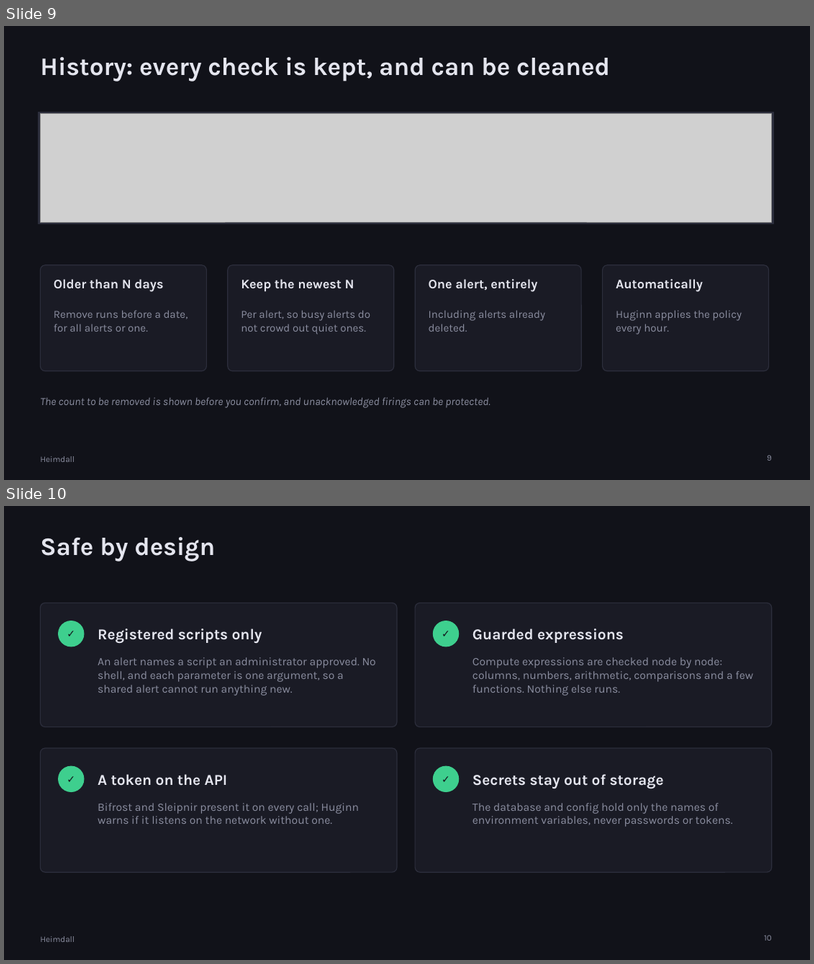
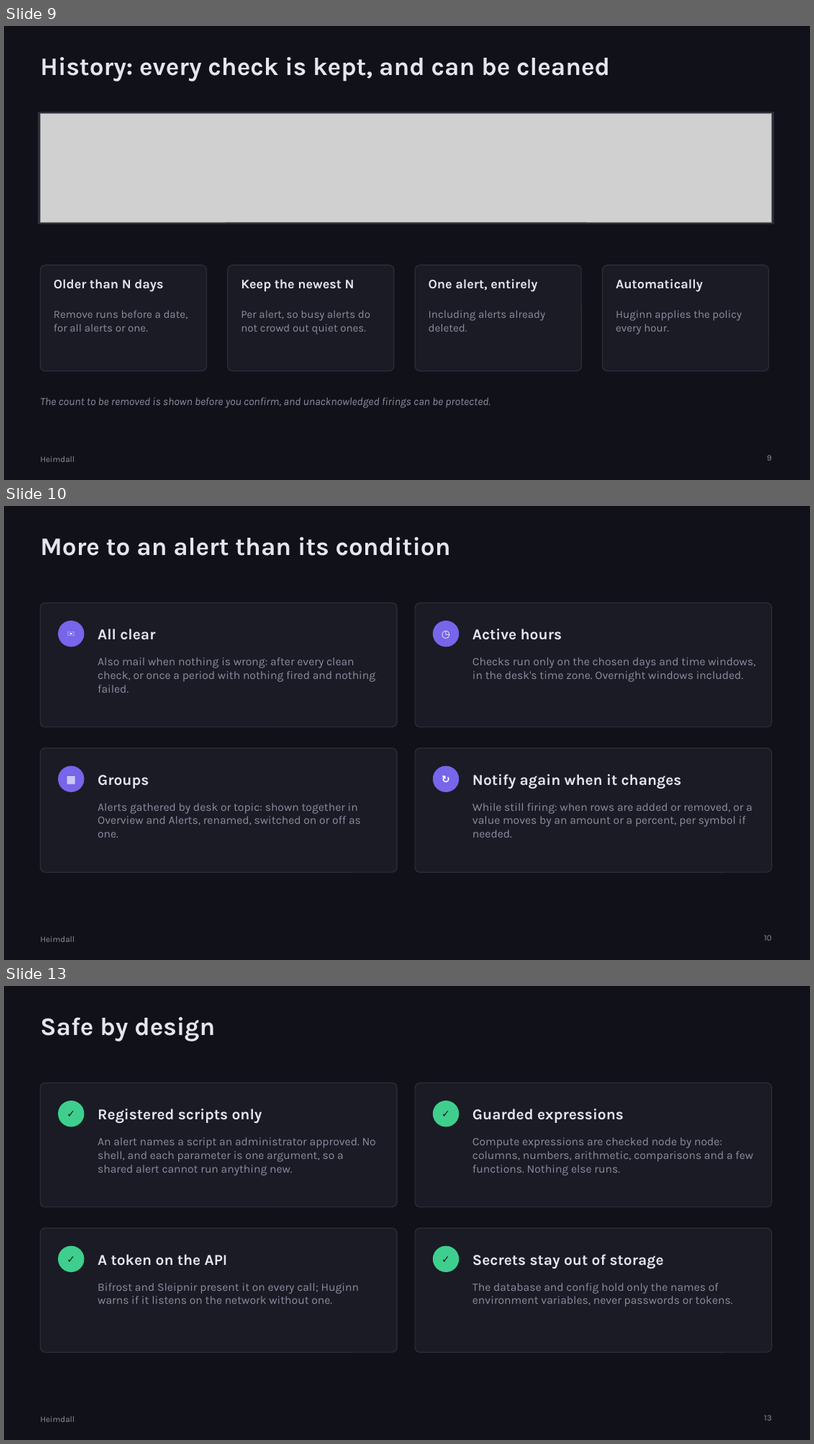
Before and after one commit to kas77000/heimdall, a slide deck: docs/presentation/Heimdall.pptx. Shown one above the other, each under a label of ours: slides 9 and 10 before the commit, slides 9, 10 and 13 after it; the slides between them are not shown. The pictures are 814x964 and 814x1444 pixels, drawn with LibreOffice and Linux fonts; fonts in the diff are those of the drawing; grey boxes stand for pictures. Boxes give left, top, right and bottom in pixels: in the first picture for what was removed or moved away, otherwise in the second. Text is boxed around its words. In the diff, an @@ line names an element or a change of style, - is before the commit and + after.

```diff
--- a/docs/presentation/Heimdall.pptx
+++ b/docs/presentation/Heimdall.pptx
@@ slide 10 added at bbox=[4, 506, 810, 960], background #111219; not listed: 1 template element that a slide beside it also shows @@
@@ title added at bbox=[40, 537, 451, 556], 30 pt, text #E4E5EE, bold @@
+More to an alert than its condition
@@ rounded rectangle added at bbox=[40, 602, 397, 727], fill #1A1B25, outline #2C2E3C 1 pt @@
@@ rounded rectangle added at bbox=[415, 602, 772, 727], fill #1A1B25, outline #2C2E3C 1 pt @@
@@ ellipse added at bbox=[59, 621, 84, 646], fill #7765EA, outline #7765EA 1 pt @@
@@ text added at bbox=[59, 621, 84, 646], 12 pt, text #FFFFFF, bold @@
+✉
@@ text added at bbox=[98, 628, 155, 640], 18 pt, text #E4E5EE, bold @@
+All clear
@@ ellipse added at bbox=[434, 621, 459, 646], fill #7765EA, outline #7765EA 1 pt @@
@@ text added at bbox=[434, 621, 459, 646], 12 pt, text #FFFFFF, bold @@
+◷
@@ text added at bbox=[473, 628, 562, 640], 18 pt, text #E4E5EE, bold @@
+Active hours
@@ text added at bbox=[98, 657, 376, 692], 13.5 pt, text #8B8EA0 @@
+Also mail when nothing is wrong: after every clean check, or once a period with nothing fired and nothing failed.
@@ text added at bbox=[473, 657, 756, 682], 13.5 pt, text #8B8EA0 @@
+Checks run only on the chosen days and time windows, in the desk's time zone. Overnight windows included.
@@ rounded rectangle added at bbox=[40, 748, 397, 872], fill #1A1B25, outline #2C2E3C 1 pt @@
@@ rounded rectangle added at bbox=[415, 748, 772, 872], fill #1A1B25, outline #2C2E3C 1 pt @@
@@ ellipse added at bbox=[59, 766, 84, 792], fill #7765EA, outline #7765EA 1 pt @@
@@ text added at bbox=[59, 766, 84, 792], 12 pt, text #FFFFFF, bold @@
+▦
@@ text added at bbox=[98, 775, 149, 788], 18 pt, text #E4E5EE, bold @@
+Groups
@@ ellipse added at bbox=[434, 766, 459, 792], fill #7765EA, outline #7765EA 1 pt @@
@@ text added at bbox=[434, 766, 459, 792], 12 pt, text #FFFFFF, bold @@
+↻
@@ text added at bbox=[473, 774, 682, 789], 18 pt, text #E4E5EE, bold @@
+Notify again when it changes
@@ text added at bbox=[98, 803, 361, 837], 13.5 pt, text #8B8EA0 @@
+Alerts gathered by desk or topic: shown together in Overview and Alerts, renamed, switched on or off as one.
@@ text added at bbox=[473, 803, 753, 837], 13.5 pt, text #8B8EA0 @@
+While still firing: when rows are added or removed, or a value moves by an amount or a percent, per symbol if needed.
@@ page number added at bbox=[764, 934, 772, 940], 10 pt, text #8B8EA0 @@
+10
@@ what was slide 10 is now slide 13 @@
@@ page number at bbox=[764, 1414, 772, 1420]: text changed @@
-10
+13
```
Also in this commit, not shown: 5 slides changed, 2 other slides added, 27 other files.
